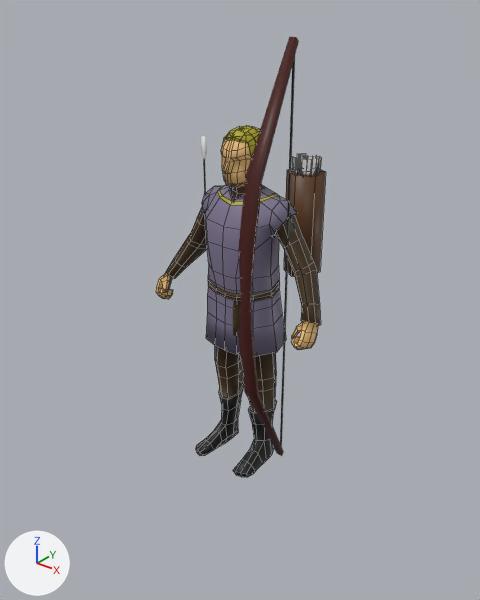
Before and after pictures for a commit that changed the Blender file Aramon/Archer/archer_v2.blend.
Rendered twice from a 50 mm camera at (5.53, -7.04, 7.05) aimed at (0.08, -0.23, 2.83). Every picture has the same lights, and +X, +Y and +Z are marked at lower left. Mesh edges are drawn as thin lines on the coarser meshes.

The scene before the commit, as lines of its bpy script (objects in view):
```python
me_circle_002 = bpy.data.meshes.new('Circle.002')
me_circle_002.from_pydata(...)  # 123 vertices, 132 faces; spans x -0.27..0.27, y -0.31..0.31, z -1.16..0.82
# faces by material slot: [13, 119]
me_circle_002.materials.append(mat_tunic_2)  # brown #5d3a17
me_circle_002.materials.append(mat_feather)  # white #e7e7e7
me_cube_001 = bpy.data.meshes.new('Cube.001')
me_cube_001.from_pydata(...)  # 373 vertices, 356 faces; spans x -1.41..0.0, y -0.71..0.43, z -2.71..2.55
me_cube_001.polygons.foreach_set('use_smooth', [True] * 356)
# faces by material slot: [108, 87, 68, 87, 6]
me_cube_001.materials.append(mat_skin)  # beige #f1c27d
me_cube_001.materials.append(mat_brown)  # brown #412d0e
me_cube_001.materials.append(mat_black)  # black #000000
me_cube_001.materials.append(mat_archer_tunic)  # purple #7d748f
me_cube_001.materials.append(mat_hair)  # yellow #ada412
me_plane_002 = bpy.data.meshes.new('Plane.002')
me_plane_002.from_pydata(...)  # 54 vertices, 50 faces; spans x -0.08..0.08, y -0.08..0.64, z -2.32..2.32
# faces by material slot: [40, 10]
me_plane_002.materials.append(mat_bow_red)  # dark red #47110a
me_plane_002.materials.append(mat_black_001)  # black #000000
ob_body = bpy.data.objects.new('body', me_cube_001)
ob_body.location = (0.0, 0.0, 2.72)
_m = ob_body.modifiers.new('Mirror', 'MIRROR')
_m.use_clip = True
ob_light_bow = bpy.data.objects.new('light_bow', me_plane_002)
ob_light_bow.location = (1.94, -2.4, 4.26)
ob_quiver = bpy.data.objects.new('quiver', me_circle_002)
ob_quiver.location = (-0.2, 1.81, 3.69)
```
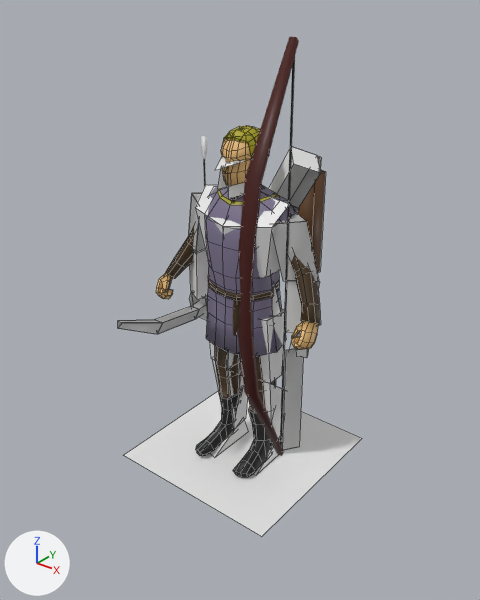
Pixel boxes (x1, y1, x2, y2) of what changed, in the pictures (480 x 600 px):
'0_mesh_', added
    after: (118, 147, 362, 537)

The change, as a diff of the scene's bpy script:
```diff
--- a/Aramon/Archer/archer_v2.blend.py
+++ b/Aramon/Archer/archer_v2.blend.py
@@ me_0_mesh @@
+me_0_mesh.from_pydata(...)  # 434 vertices, 111 faces; spans x -1.42..1.42, y 0.0..5.15, z -1.71..1.6
@@ ob_0_mesh @@
+ob_0_mesh = bpy.data.objects.new('0_mesh_', me_0_mesh)
+ob_0_mesh.location = (0.0, 0.0, 0.0)
+ob_0_mesh.rotation_euler = (1.571, 0.0, -3.142)  # degrees (90, 0, -180)
```
